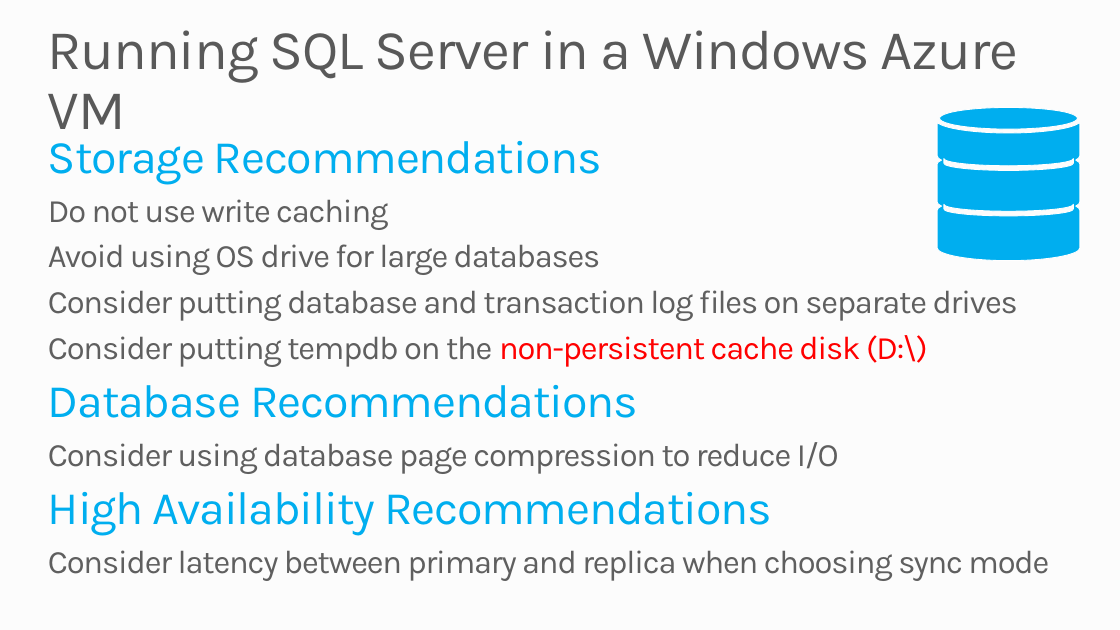
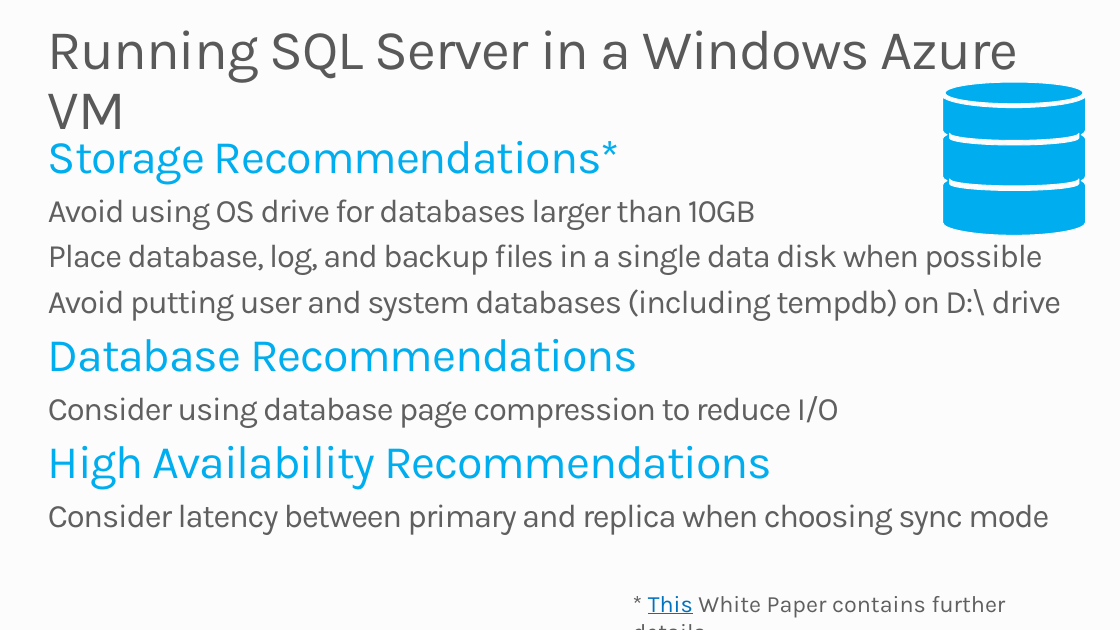
Before and after one commit to francescodiaz/PRESENTATION-DeployingSQLServerOnVMs, a slide deck: slide 12 of DeployingSQLOnVMs.pptx. Drawn at 1120x630 pixels with LibreOffice and Linux fonts; fonts in the diff are those of the drawing; background and template pictures are left out. Boxes give left, top, right and bottom in pixels: in the first picture for what was removed or moved away, otherwise in the second. Text is boxed around its words. In the diff, an @@ line names an element or a change of style, - is before the commit and + after.

```diff
--- a/DeployingSQLOnVMs.pptx
+++ b/DeployingSQLOnVMs.pptx
@@ ellipse: place and size @@
-ellipse at <box>939,108,1077,129</box>
+ellipse at <box>945,82,1083,104</box>
@@ freeform shape: place and size @@
-freeform shape at <box>937,123,1080,260</box>
+freeform shape at <box>943,97,1086,235</box>
@@ text at <box>48,141,1061,321</box>: text changed @@
-Storage Recommendations
-Do not use write caching
-Avoid using OS drive for large databases
-Consider putting database and transaction log files on separate drives
-Consider putting tempdb on the non-persistent cache disk (D:\)
+Storage Recommendations*
+Avoid using OS drive for databases larger than 10GB
+Place database, log, and backup files in a single data disk when possible
+Avoid putting user and system databases (including tempdb) on D:\ drive
@@ text added at <box>648,596,1006,617</box>, 20 pt, text #5F5F5F @@
+* This White Paper contains further details
```
Also in this commit, not shown: 4 other slides changed.
